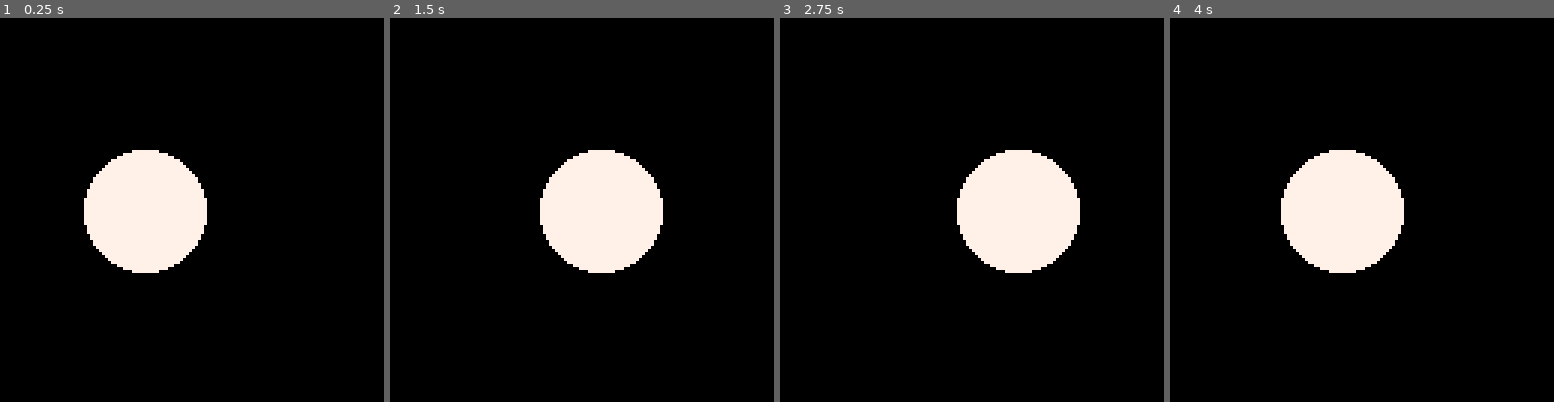
Above: before the commit, frames 1-4 (left to right).
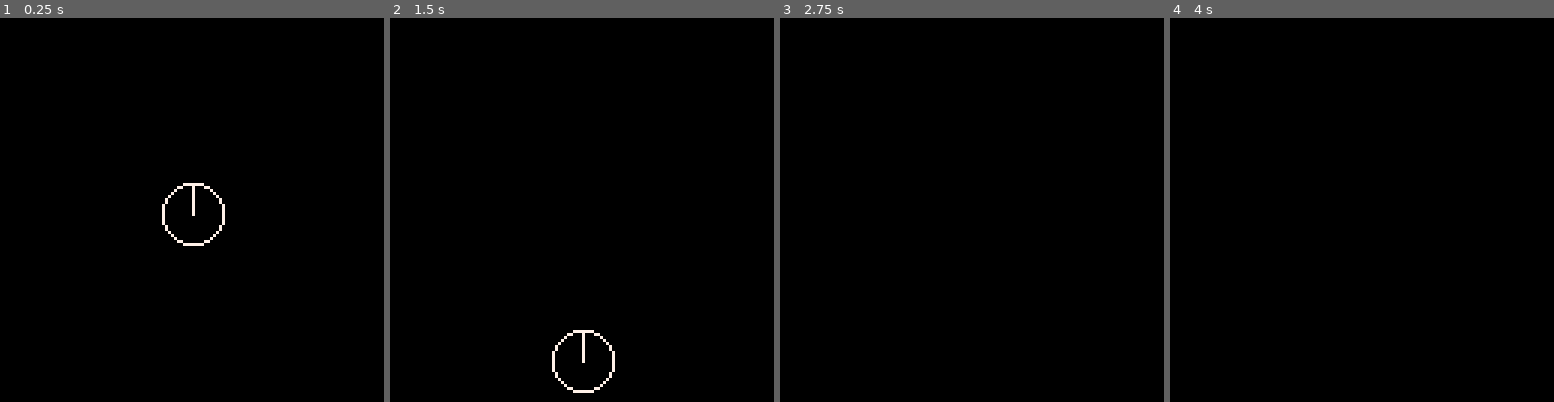
Above: after the commit, the same moments.

Repository: RobertCurry0216/pico-8
Game: PICO-8 cartridge games/picorausers/picorausers.p8
Two runs of this game, one before a commit and one after it. Both use one fixed random seed, a clock stepped at 60 frames per second and the inputs below.
Inputs:
- Up to frame 1 (0.25 s): no input
- Up to frame 2 (1.5 s): tap X (X key) at 0.33, 1.07 s; tap O (Z key) at 0.7 s
- Up to frame 3 (2.75 s): hold Right 1.6-2.1 s; tap O (Z key) at 1.7, 2.1, 2.5 s; tap X (X key) at 1.85 s; hold Up 2.15-2.42 s; hold Right from 2.47 s (still down)
- Up to frame 4 (4 s): tap O (Z key) at 2.9, 3.3, 3.7 s; tap X (X key) at 2.97 s; release Right at 3.03 s; hold Left 3.08-3.58 s; hold Down 3.63-3.97 s

The runs differ from the first frame. In frame 1, 7.9% of the frame differs, in the area x 21-59%, y 34-67%; in frame 2, 8.4%, in the area x 39-72%, y 34-98%; in frame 3, 8.0%; in frame 4, 8.0%.

Commit message:
picorousers started

Diff:
--- /dev/null
+++ b/games/paletter/paletter.p8
@@ -0,0 +1,135 @@
+pico-8 cartridge // http://www.pico-8.com
+version 35
+__lua__
+function _init()
+	sspr(0,0,128,128,0,0)
+end
+…(129 lines of a section not shown)…
--- a/games/picorausers/class.lua
+++ /dev/null
@@ -1,15 +0,0 @@
-class={
-	extend = function (self, subtype)
-	subtype = subtype or {}
-  subtype.super = self
- 	local meta={__index=subtype}
- 	return setmetatable(subtype,{
-  	__index = self,
-  	__call=function(self, ...)
- 		 local instance=setmetatable({},meta)
-  	 return instance,instance:new(...)
-   end
-  })
- end,
- new = function() end,
-}
--- /dev/null
+++ b/games/picorausers/lib/class.lua
@@ -0,0 +1,55 @@
+class = {}
+class.__index = class
+
+
+function class:new()
+end
+
+
+function class:extend()
+  local cls = {}
+  for k, v in pairs(self) do
+    if sub(k,0,2) == "__" then
+      cls[k] = v
+    end
+  end
+  cls.__index = cls
+  cls.super = self
+  setmetatable(cls, self)
+  return cls
+end
+
+
+function class:__call(...)
+  local obj = setmetatable({}, self)
+  obj:new(...)
+  return obj
+end
+
+
+-- function class:implement(...)
+--   for _, cls in pairs({...}) do
+--     for k, v in pairs(cls) do
+--       if self[k] == nil and type(v) == "function" then
+--         self[k] = v
+--       end
+--     end
+--   end
+-- end
+
+
+-- function class:is(T)
+--   local mt = getmetatable(self)
+--   while mt do
+--     if mt == T then
+--       return true
+--     end
+--     mt = getmetatable(mt)
+--   end
+--   return false
+-- end
+
+
+-- function class:__tostring()
+--   return "class"
+-- end
--- /dev/null
+++ b/games/picorausers/lib/logger.lua
@@ -0,0 +1,76 @@
+-->8
+-- debugging helpers
+--  by pancelor
+
+-- your swiss army knife
+--  for debugging is this
+--  one function right here:
+-- use it to check what your
+--  computer is actually doing!
+-- usage:
+--  pq(x,y)
+--  (this mimics printh(x..y))
+function log(...)
+  printh(q(...))
+end
+
+ -- quotes a single argument
+ -- like tostr, but can also
+ --  print tables
+function q1(x)
+  return type(x)=="table"
+   and qt(x)
+   or tostr(x)
+end
+
+ -- quotes and returns its
+ --  arguments
+ -- usage:
+ --  ?q("p.x=",x,"p.y=",y)
+ function q(...)
+  local args=pack(...)
+  local s=""
+  for i=1,args.n do
+   s..=q1(args[i]).." "
+  end
+  return s
+ end
+
+ -- quotes a table
+ function qt(t,sep)
+  local s="{"
+  for k,v in pairs(t) do
+   s..=q1(k)
+   s..="="..q1(v)..(sep or ",")
+  end
+  return s.."}"
+ end
+
+ -- quotes an array
+ function qa(t)
+  local s="{"
+  for v in all(t) do
+   s..=q1(v)..","
+  end
+  return s.."}"
+ end
+
+ -- sorta like sprintf (from c)
+ -- usage:
+ --  ?qf("p={x=%,y=%}",p.x,p.y)
+ function qf(...)
+  local args=pack(...)
+  local fstr=args[1]
+  local argi=2
+  local s=""
+  for i=1,#fstr do
+   local c=sub(fstr,i,i)
+   if c=="%" then
+    s..=q1(args[argi])
+    argi+=1
+   else
+    s..=c
+   end
+  end
+  return s
+ end
--- a/games/picorausers/statemachine.lua
+++ b/games/picorausers/lib/statemachine.lua
@@ -27,14 +27,12 @@
 end
 
 --states
-state = {
-	__tostring=function(self)
-		return "<state: "..self.name..">"
-	end,
-  --[[provides an empty function for
-      any callback not overridden]]
-  __index=function() return function() end end
-}
-function state:new(name)
-	return setmetatable({name = name}, state)
+state = class:extend()
+state.name = "state"
+
+function state:on_enter() end
+function state:on_exit() end
+
+function state:__tostring()
+	return "<state: "..self.name..">"
 end
--- /dev/null
+++ b/games/picorausers/lib/vector.lua
@@ -0,0 +1,77 @@
+vector = class:extend()
+
+function vector:__tostring()
+  return "<"..self.x..":"..self.y..">"
+end
+
+function vector:__add(other)
+  return vector(
+    self.x + other.x,
+    self.y + other.y
+  )
+end
+
+function vector:__sub(other)
+  return vector(
+    self.x - other.x,
+    self.y - other.y
+  )
+end
+
+function vector:__mul(other)
+  return vector(
+    self.x * other,
+    self.y * other
+  )
+end
+
+function vector:__div(other)
+  return vector(
+    self.x / other,
+    self.y / other
+  )
+end
+
+function vector:__len()
+  return sqrt(self.x*self.x + self.y*self.y)
+end
+
+function vector:copy()
+  return vector(self.x, self.y)
+end
+
+function vector:dot(other)
+  return self.x*other.x + self.y*other.y
+end
+
+function vector:cross(other)
+  return self.x*other.y - self.y*other.x
+end
+
+function vector:norm()
+  local l = #self
+  if l==0 then
+    return self:copy()
+ end
+ return self/l
+end
+
+function vector:rotate(theta)
+  local x_tick = (self.x * cos(theta)) - (self.y * sin(-theta))
+  local y_tick = (self.x * sin(-theta)) + (self.y * cos(theta))
+  self.x = x_tick
+  self.y = y_tick
+end
+
+function vector:limit(mag)
+  if #self < abs(mag) then return end
+
+  local v = self:norm() * mag
+  self.x = v.x
+  self.y = v.y
+end
+
+function vector:new(x, y)
+  self.x = x or 0
+  self.y = y or 0
+end
--- a/games/picorausers/main.lua
+++ b/games/picorausers/main.lua
@@ -1,12 +1,31 @@
+inputs = {}
+
+function update_inputs()
+  inputs = {
+    left = btn(0),
+    right = btn(1),
+    up = btn(2),
+    down = btn(3),
+    o = btn(4),
+    x = btn(5),
+  }
+
+  inputs.dx = tonum(inputs.right) - tonum(inputs.left)
+end
+
+
 function _init()
-  x = 64
+  plr = player(64,64)
 end
 
 function _update()
-  x = 64 + sin(t()) * 16
+  update_inputs()
+  particles:update()
+  plr:update()
 end
 
 function _draw()
   cls()
-  circfill(x, 64, 20, 7)
+  particles:draw()
+  plr:draw()
 end
--- /dev/null
+++ b/games/picorausers/particals.lua
@@ -0,0 +1,28 @@
+particles:add_type({
+	name="dot",
+	spawn=function(store, x,y)
+		add(store, {name="dot", x=x, y=y, life=20})
+	end,
+
+	update=function(p)
+		p.life -= 1
+	end,
+
+	draw=function(p)
+		pset(p.x, p.y, 7)
+	end
+})
+
+particles:add_type({
+  name="circle",
+  spawn=function(store,x,y)
+    add(store, {name="circle", x=x, y=y, r=4, life=12})
+  end,
+  update=function(p)
+    p.life -= 1
+    p.r *= 0.9
+  end,
+  draw=function(p)
+    circfill(p.x, p.y, p.r, 7)
+  end
+})
--- a/games/picorausers/picorausers.p8
+++ b/games/picorausers/picorausers.p8
@@ -2,14 +2,22 @@
 version 35
 __lua__
 --libs
-#include class.lua
-#include particles.lua
-#include signal.lua
-#include statemachine.lua
-#include timer.lua
-#include vector.lua
+#include lib\class.lua
+#include lib\particles.lua
+#include lib\signal.lua
+#include lib\statemachine.lua
+#include lib\timer.lua
+#include lib\vector.lua
+#include lib\logger.lua
 
 --classes
+#include particals.lua
+
+--player
+#include player\state_rotate.lua
+#include player\state_thrust.lua
+#include player\state_fall.lua
+#include player\player.lua
 
 --main
 #include main.lua
--- /dev/null
+++ b/games/picorausers/player/player.lua
@@ -0,0 +1,20 @@
+player = class:extend()
+
+function player:new(x,y)
+  self.pos = vector(x, y)
+  self.heading = vector(0,-1)
+  self.momentum = vector(0,0)
+  self.sm = statemachine:new(
+    state_fall,
+    state_thrust
+  )
+end
+
+function player:update()
+  self.sm:update(self)
+  --log(self.sm.state.name, "h", self.heading, "m", self.momentum, "p", self.pos)
+end
+
+function player:draw()
+  self.sm:draw(self)
+end
--- /dev/null
+++ b/games/picorausers/player/state_fall.lua
@@ -0,0 +1,15 @@
+state_fall = state_rotate:extend()
+state_fall.name = "fall"
+
+function state_fall:update(p)
+  self.super:update(p)
+  p.momentum.y += 0.05
+  p.momentum:limit(2)
+  if inputs.up then
+    p.sm:goto_state("thrust")
+  end
+end
+
+-- function state_fall:draw(p)
+--   self.super:draw(p)
+-- end
--- /dev/null
+++ b/games/picorausers/player/state_rotate.lua
@@ -0,0 +1,15 @@
+state_rotate = state:extend()
+state_rotate.name = "rotate"
+
+function state_rotate:update(p)
+  if inputs.dx != 0 then
+    p.heading:rotate(0.02*inputs.dx)
+  end
+  p.pos += p.momentum
+end
+
+function state_rotate:draw(p)
+  circ(p.pos.x, p.pos.y, 10, 7)
+  local endp = p.pos + p.heading*10
+  line(p.pos.x, p.pos.y, endp.x, endp.y, 7)
+end
--- /dev/null
+++ b/games/picorausers/player/state_thrust.lua
@@ -0,0 +1,12 @@
+state_thrust = state_rotate:extend()
+state_thrust.name = "thrust"
+
+function state_thrust:update(p)
+  self.super:update(p)
+  if not inputs.up then p.sm:goto_state("fall") end
+
+  p.momentum += p.heading*0.3
+  p.momentum:limit(4)
+  local pos = p.pos - p.heading*8
+  particles:spawn("circle", pos.x, pos.y)
+end
--- a/games/picorausers/vector.lua
+++ /dev/null
@@ -1,60 +0,0 @@
-vector = {
-  __tostring = function(self)
-		return "<"..self.x..":"..self.y..">"
-  end,
-  __add = function(self, other)
-    return vector:new(
-    	self.x + other.x,
-    	self.y + other.y
-		)
-  end,
-  __sub = function(self, other)
-    return vector:new(
-    	self.x - other.x,
-    	self.y - other.y
-		)
-  end,
-  __mul = function(self, other)
-    return vector:new(
-    	self.x * other,
-    	self.y * other
-		)
-  end,
-  __div = function(self, other)
-    return vector:new(
-    	self.x / other,
-    	self.y / other
-		)
-  end,
-  __len = function(self)
-    return sqrt(self.x*self.x + self.y*self.y)
-  end
-}
-
-function vector:copy()
-  return vector:new(self.x, self.y)
-end
-
-function vector:dot(other)
-  return self.x*other.x + self.y*other.y
-end
-
-function vector:cross(other)
-  return self.x*other.y - self.y*other.x
-end
-
-function vector:norm()
-  local l = #self
-  if l==0 then
-    return self:copy()
- end
- return self/l
-end
-
-function vector:new(x, y)
-  local v = {}
-  setmetatable(v, vector)
-  v.x = x or 0
-  v.y = y or 0
-  return v
-end
Not shown, changed: 129 lines of the sprite sheet (__gfx__) section of games/paletter/paletter.p8
Renamed: games/picorausers/particles.lua -> games/picorausers/lib/particles.lua
Renamed: games/picorausers/signal.lua -> games/picorausers/lib/signal.lua
Renamed: games/picorausers/timer.lua -> games/picorausers/lib/timer.lua
Not shown, added: pico8.lnk
